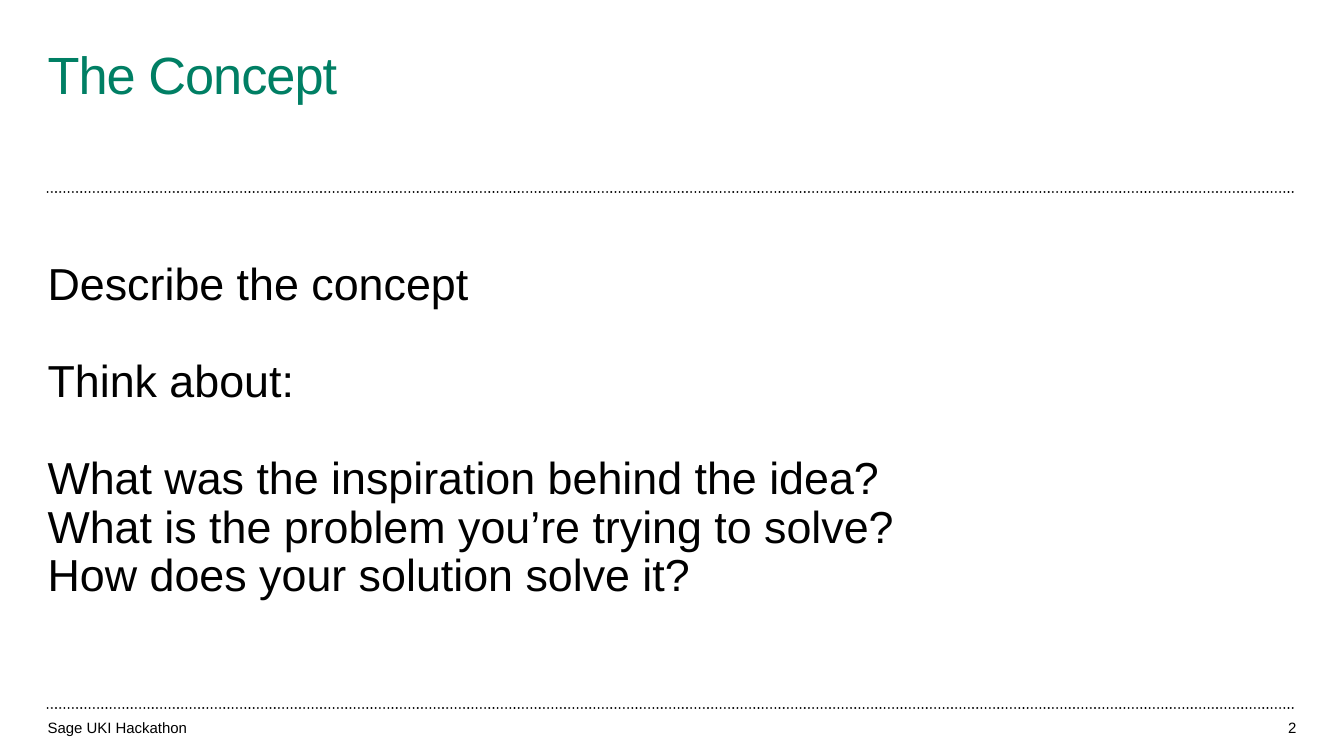
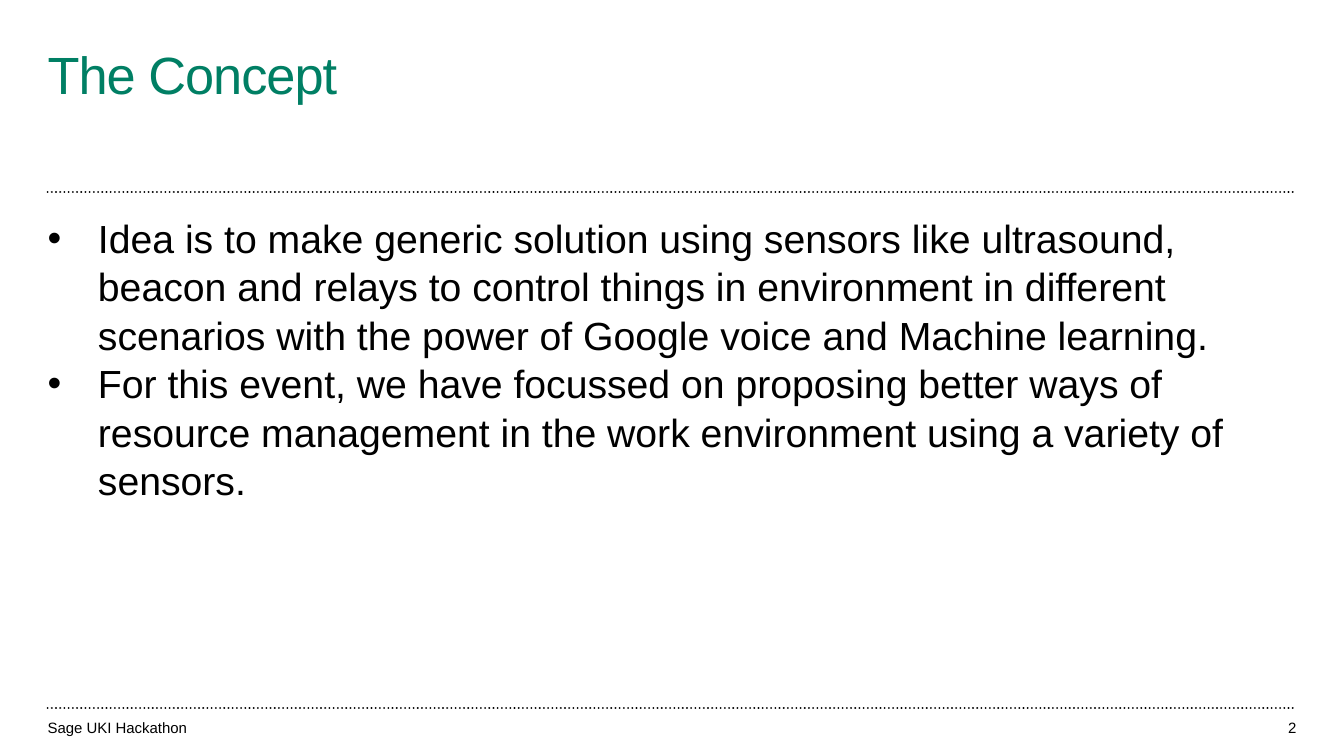
Before and after one commit to siddhantfriends/sage-x3-hackathon-2016, a slide deck: slide 2 of Hackathon 2016-youngexplorers.pptx. Drawn at 1344x756 pixels with LibreOffice and Linux fonts; fonts in the diff are those of the drawing; background and template pictures are left out. Boxes give left, top, right and bottom in pixels: in the first picture for what was removed or moved away, otherwise in the second. Text is boxed around its words. In the diff, an @@ line names an element or a change of style, - is before the commit and + after.

```diff
--- a/Hackathon 2016-youngexplorers.pptx
+++ b/Hackathon 2016-youngexplorers.pptx
@@ text at bbox=[98, 224, 1223, 496]: text changed; size 32 to 28 pt @@
-Describe the concept
-Think about:
-What was the inspiration behind the idea?
-What is the problem you’re trying to solve?
-How does your solution solve it?
+• Idea is to make generic solution using sensors like ultrasound, beacon and relays to control things in environment in different scenarios with the power of Google voice and Machine learning.
+• For this event, we have focussed on proposing better ways of resource management in the work environment using a variety of sensors.
```
Also in this commit, not shown: 3 other slides changed, 1 slide added.
